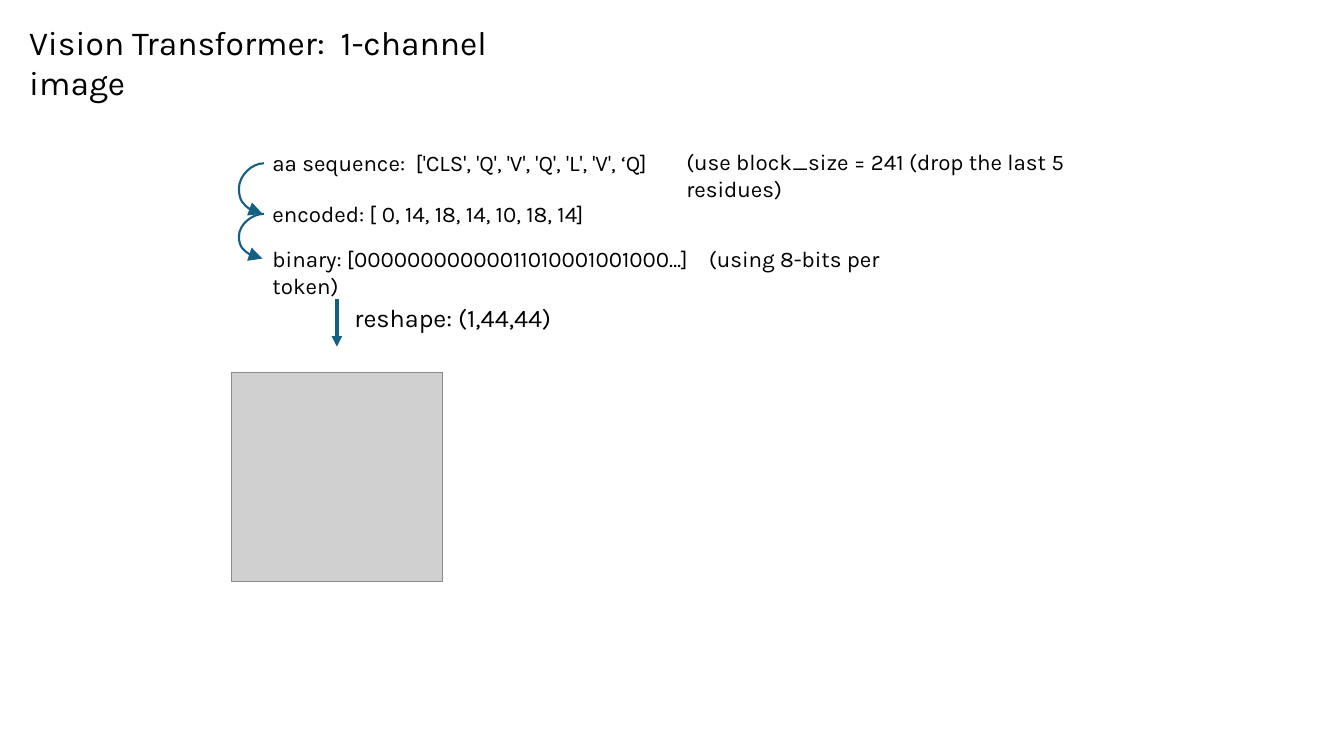
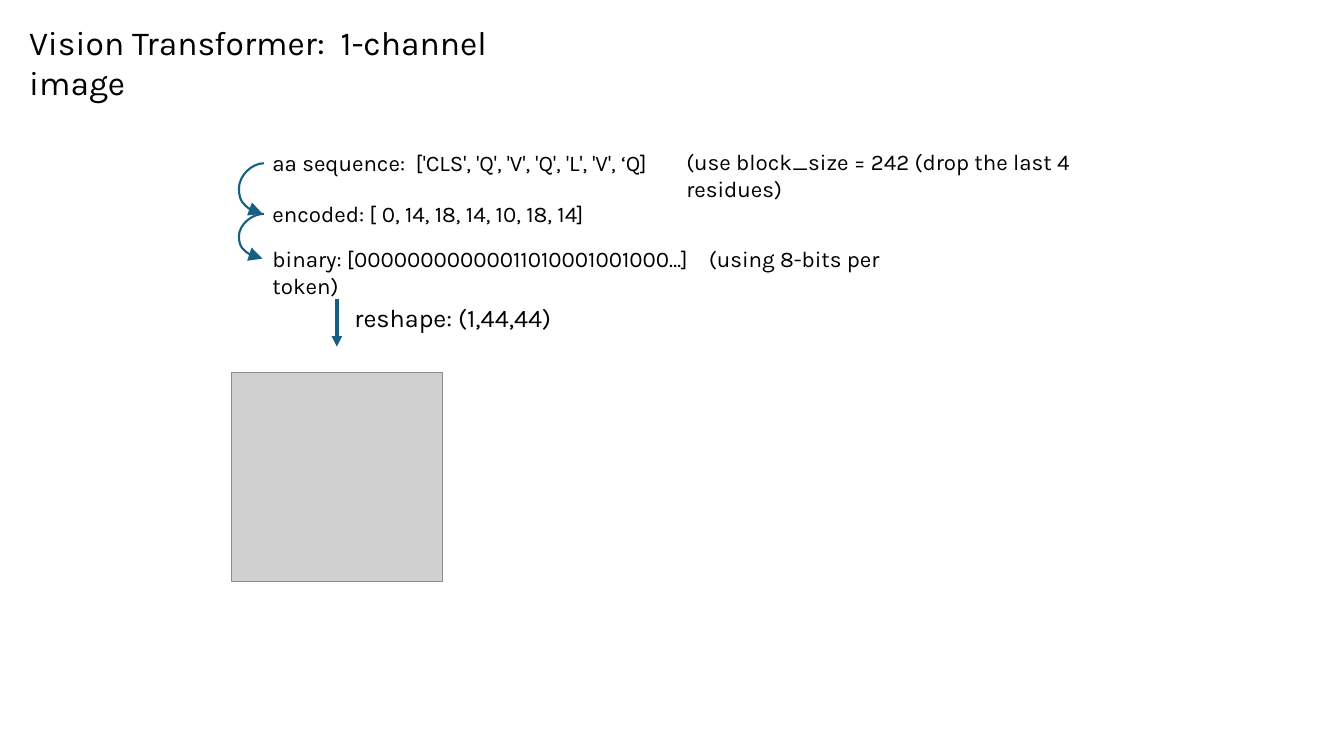
Before and after one commit to planaria158/BERT-antibody-antigen-binding-energy, a slide deck: slide 10 of Homework-aAlphaBio.pptx (slide 9 before the commit). Drawn at 1344x756 pixels with LibreOffice and Linux fonts; fonts in the diff are those of the drawing; grey boxes stand for pictures. Boxes give left, top, right and bottom in pixels: in the first picture for what was removed or moved away, otherwise in the second. Text is boxed around its words. In the diff, an @@ line names an element or a change of style, - is before the commit and + after.

```diff
--- a/Homework-aAlphaBio.pptx
+++ b/Homework-aAlphaBio.pptx
@@ text at bbox=[686, 154, 1069, 200]: text changed @@
-(use block_size = 241 (drop the last 5 residues)
+(use block_size = 242 (drop the last 4 residues)
```
Also in this commit, not shown: 10 other slides changed, 6 slides added.
